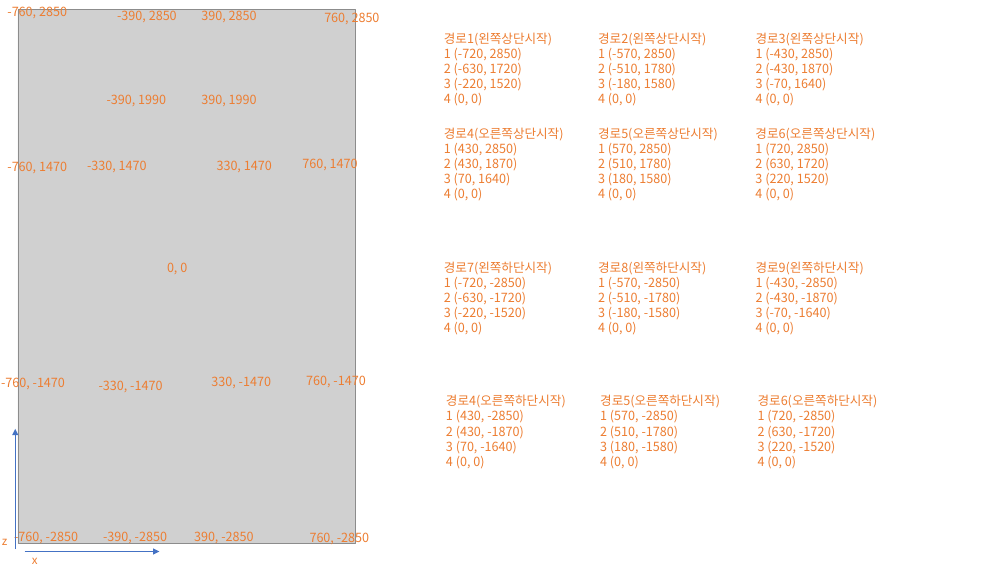
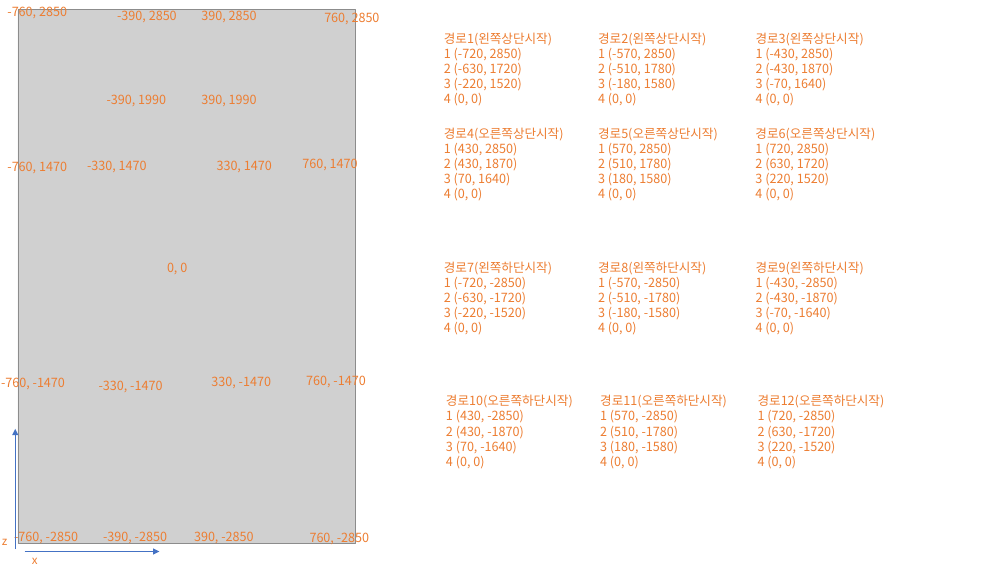
Before and after one commit to jysso3070/JSTMserver, a slide deck: slide 2 of res/스테이지 경로/스테이지1.pptx. Drawn at 1008x567 pixels with LibreOffice and Linux fonts; fonts in the diff are those of the drawing; grey boxes stand for pictures. Boxes give left, top, right and bottom in pixels: in the first picture for what was removed or moved away, otherwise in the second. Text is boxed around its words. In the diff, an @@ line names an element or a change of style, - is before the commit and + after.

```diff
--- a/res/스테이지 경로/스테이지1.pptx
+++ b/res/스테이지 경로/스테이지1.pptx
@@ text at (x1=446, y1=394, x2=573, y2=408): text changed @@
-경로4(오른쪽하단시작)
+경로10(오른쪽하단시작)
@@ text at (x1=600, y1=394, x2=727, y2=408): text changed @@
-경로5(오른쪽하단시작)
+경로11(오른쪽하단시작)
@@ text at (x1=758, y1=394, x2=885, y2=408): text changed @@
-경로6(오른쪽하단시작)
+경로12(오른쪽하단시작)
```
Also in this commit, not shown: 5 other files.
